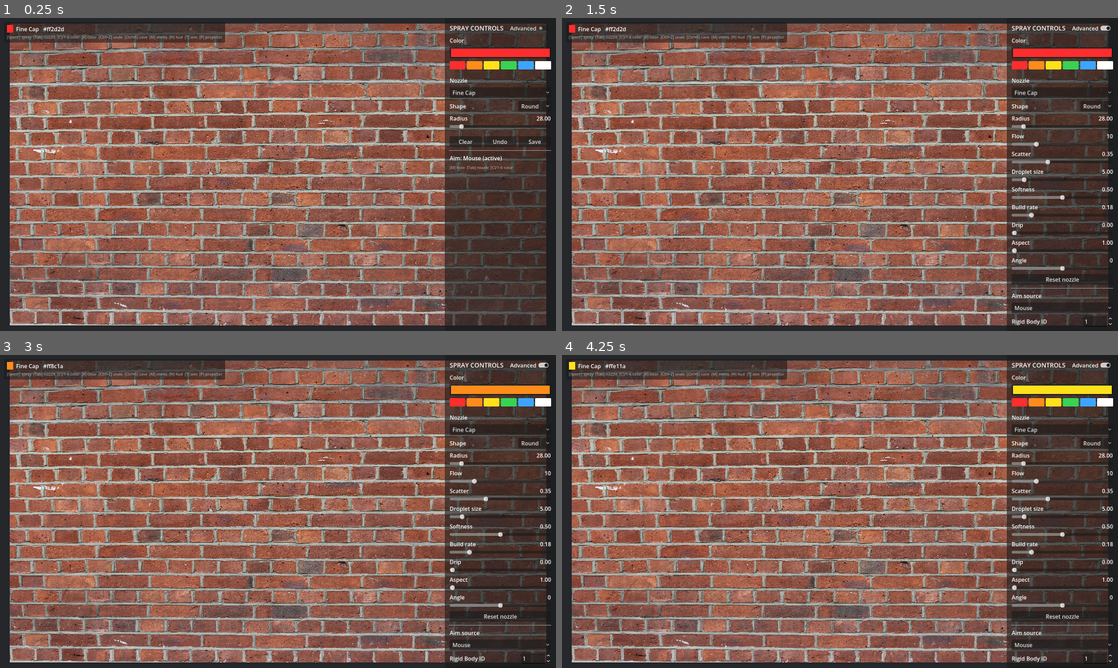
Above: before the commit, frames 1-4 (two rows, left to right).
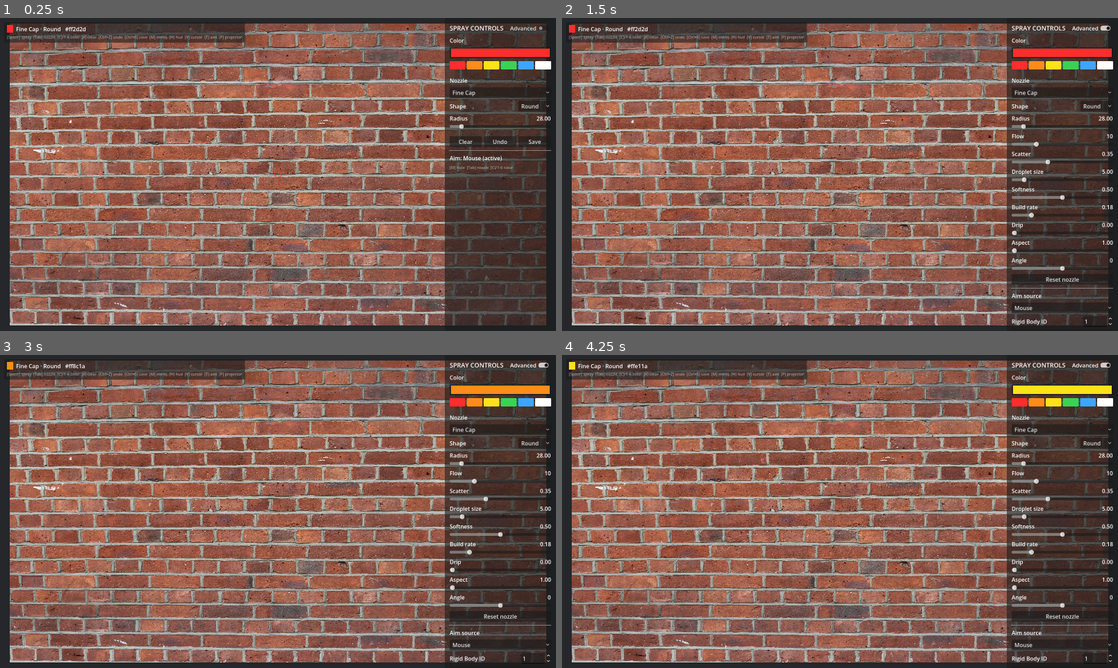
Above: after the commit, the same moments.

Repository: skynab/Brick-Wall-Spray-Paint
Game: Godot game, scene res://main.tscn
Same seed, same stepped clock (60 frames per second), same inputs: the game is played once before the commit and once after it.
Inputs (mouse positions are in pixels of both pictures, inside the frame that each line leads up to):
- Up to frame 1 (0.25 s): no input
- Up to frame 2 (1.5 s): click "Round" at 0.5 s; click "Advanced" at 1.25 s
- Up to frame 3 (3 s): click (455, 401) at 2.02 s; click (472, 401) at 2.77 s
- Up to frame 4 (4.25 s): click (1051, 401) at 3.52 s

The runs differ from the first frame. In frame 1, 0.3% of the frame differs, in the area x 7-51%, y 1-52%; in frame 2, 0.3%; in frame 3, 0.3%; in frame 4, 0.3%.

Commit message:
Phase C improvements.

Diff:
--- a/main.tscn
+++ b/main.tscn
@@ -1,10 +1,11 @@
-[gd_scene load_steps=6 format=3 uid="uid://b1rckwallspray0"]
+[gd_scene load_steps=7 format=3 uid="uid://b1rckwallspray0"]
 
 [ext_resource type="Script" path="res://scripts/app.gd" id="1_app"]
 [ext_resource type="PackedScene" uid="uid://cbrickwall0wall" path="res://scenes/wall.tscn" id="2_wall"]
 [ext_resource type="PackedScene" uid="uid://csidemenu0ui01" path="res://scenes/ui/side_menu.tscn" id="3_menu"]
 [ext_resource type="PackedScene" uid="uid://chud0overlay001" path="res://scenes/ui/hud.tscn" id="4_hud"]
 [ext_resource type="PackedScene" uid="uid://cprojwarp0layer0" path="res://scenes/ui/projection_warp.tscn" id="5_warp"]
+[ext_resource type="PackedScene" uid="uid://cspraycursor0001" path="res://scenes/ui/spray_cursor.tscn" id="6_cursor"]
 
 [sub_resource type="Environment" id="Env_1"]
 background_mode = 0
@@ -32,6 +33,8 @@
 
 [node name="ProjectionWarp" parent="." instance=ExtResource("5_warp")]
 
+[node name="SprayCursor" parent="." instance=ExtResource("6_cursor")]
+
 [node name="SideMenu" parent="." instance=ExtResource("3_menu")]
 
 [node name="Hud" parent="." instance=ExtResource("4_hud")]
--- a/project.godot
+++ b/project.godot
@@ -103,6 +103,11 @@
 "events": [Object(InputEventKey,"resource_local_to_scene":false,"resource_name":"","device":-1,"window_id":0,"alt_press …(192 unchanged characters)…
 ]
 }
+toggle_cursor={
+"deadzone": 0.5,
+"events": [Object(InputEventKey,"resource_local_to_scene":false,"resource_name":"","device":-1,"window_id":0,"alt_pressed":false,"shift_pressed":false,"ctrl_pressed":false,"meta_pressed":false,"pressed":false,"keycode":0,"physical_keycode":86,"key_label":0,"unicode":118,"location":0,"echo":false,"script":null)
+]
+}
 quit={
 "deadzone": 0.5,
 "events": [Object(InputEventKey,"resource_local_to_scene":false,"resource_name":"","device":-1,"window_id":0,"alt_press …(195 unchanged characters)…
--- /dev/null
+++ b/scenes/ui/spray_cursor.tscn
@@ -0,0 +1,6 @@
+[gd_scene load_steps=2 format=3 uid="uid://cspraycursor0001"]
+
+[ext_resource type="Script" path="res://scripts/ui/spray_cursor.gd" id="1_cursor"]
+
+[node name="SprayCursor" type="CanvasLayer"]
+script = ExtResource("1_cursor")
--- a/scripts/app.gd
+++ b/scripts/app.gd
@@ -11,6 +11,7 @@
 @onready var _camera: Camera3D = $Camera3D
 @onready var _menu := $SideMenu as SideMenu
 @onready var _hud := $Hud as Hud
+@onready var _cursor := $SprayCursor as SprayCursor
 @onready var _projection := $ProjectionWarp as ProjectionWarp
 
 var _paint: PaintLayer
@@ -79,6 +80,7 @@
 func _process(_delta: float) -> void:
 	_handle_actions()
 	_handle_spray()
+	_update_cursor()
 	# Keep the tracker's connection state visible while it's the active source.
 	if _active_aim() == _tracker:
 		_update_aim_status()
@@ -137,6 +139,32 @@
 	if not ray.get("valid", false):
 		return null
 	return _wall.ray_plane_uv(ray["origin"], ray["direction"])
+
+
+# --- Aim preview cursor -----------------------------------------------------
+
+## Project the active nozzle's footprint outline onto the screen at the aim point.
+func _update_cursor() -> void:
+	if _cursor == null or _wall == null or _camera == null or _paint == null:
+		return
+	# Hide the preview during calibration flows or while using the menu.
+	if _calibrating or (_projection != null and _projection.is_calibrating()):
+		_cursor.clear()
+		return
+	if _menu != null and _menu.is_pointing_at_menu():
+		_cursor.clear()
+		return
+	var uv = _aim_uv()
+	if uv == null:
+		_cursor.clear()
+		return
+	var loop := _spray.footprint_outline_uv(uv, _paint.get_resolution())
+	var pts := PackedVector2Array()
+	for p in loop:
+		pts.append(_camera.unproject_position(_wall.uv_to_world(p)))
+	var col := _spray.current_color()
+	col.a = 0.7
+	_cursor.set_outline(pts, col)
 
 
 # --- Actions ----------------------------------------------------------------
@@ -161,6 +189,9 @@
 	if Input.is_action_just_pressed("toggle_hud"):
 		if _hud != null:
 			_hud.toggle()
+	if Input.is_action_just_pressed("toggle_cursor"):
+		if _cursor != null:
+			_cursor.toggle()
 	if Input.is_action_just_pressed("cycle_aim"):
 		if _aim_sources.size() > 1:
 			_set_aim((_aim_index + 1) % _aim_sources.size())
@@ -309,7 +340,7 @@
 	if _spray == null:
 		return
 	if _hud != null:
-		_hud.set_state(_spray.current_nozzle().nozzle_name, _spray.current_color())
+		_hud.set_state(_spray.current_nozzle().nozzle_name, _spray.current_nozzle().shape_label(), _spray.current_color())
 	print("Nozzle: %s | Color %d (#%s)" % [
 		_spray.current_nozzle().nozzle_name,
 		_spray.color_index + 1,
--- a/scripts/nozzles/nozzle.gd
+++ b/scripts/nozzles/nozzle.gd
@@ -11,6 +11,9 @@
 ##   SQUARE   — uniform square footprint (stencil / hard cap edge).
 ##   SPLATTER — sparse jittered specks with size variation.
 enum Shape { ROUND, OVAL, LINE, SQUARE, SPLATTER }
+
+## Human-readable Shape names, indexed by the enum.
+const SHAPE_LABELS := ["Round", "Oval", "Line", "Square", "Splatter"]
 
 ## Display name shown in the HUD / menu.
 @export var nozzle_name: String = "Nozzle"
@@ -35,3 +38,8 @@
 @export_range(0.0, 1.0) var build_rate: float = 0.08
 ## Chance (0..1) a droplet seeds a drip. 0 until Phase 5.
 @export_range(0.0, 1.0) var drip_chance: float = 0.0
+
+
+## Display name of this nozzle's footprint shape.
+func shape_label() -> String:
+	return SHAPE_LABELS[shape] if shape >= 0 and shape < SHAPE_LABELS.size() else "?"
--- a/scripts/spray_tool.gd
+++ b/scripts/spray_tool.gd
@@ -148,7 +148,9 @@
 			return {"pos": Vector2(cos(ang), sin(ang)) * r, "norm": r, "size": 1.0}
 
 
-## Seed a drip when the spray lingers over one spot (heavy build-up).
+## Seed a drip when the spray lingers over one spot (heavy build-up). The drip
+## starts at a random point inside the footprint so wide/line shapes drip across
+## their whole width, not just from the centre.
 func _update_dwell_drips(paint_layer: PaintLayer, center: Vector2, center_uv: Vector2, col: Color, noz: Nozzle) -> void:
 	if center.distance_to(_last_center) < noz.radius_px * 0.5:
 		_dwell += 1
@@ -156,5 +158,54 @@
 		_dwell = 0
 	_last_center = center
 	if _dwell >= AppConfig.DRIP_DWELL_FRAMES and randf() < AppConfig.DRIP_DWELL_SEED_CHANCE:
-		paint_layer.seed_drip(center_uv, col, AppConfig.DRIP_WIDTH, randf_range(AppConfig.DRIP_MIN_LEN, AppConfig.DRIP_MAX_LEN))
+		var res := paint_layer.get_resolution()
+		var spread := noz.radius_px * lerpf(0.15, 1.0, clampf(noz.scatter, 0.0, 1.0))
+		var s := _sample_offset(noz.shape, maxf(noz.aspect, 1.0))
+		var off: Vector2 = s.pos
+		var sp := center + (off * spread).rotated(deg_to_rad(noz.angle))
+		var seed_uv := Vector2(sp.x / float(res.x - 1), sp.y / float(res.y - 1))
+		paint_layer.seed_drip(seed_uv, col, AppConfig.DRIP_WIDTH, randf_range(AppConfig.DRIP_MIN_LEN, AppConfig.DRIP_MAX_LEN))
 		_dwell = int(_dwell * 0.5)
+
+
+## Closed-loop outline of the current nozzle's footprint, in wall-UV space, for
+## the aim cursor. Mirrors the geometry that spray()/_sample_offset produces.
+func footprint_outline_uv(center_uv: Vector2, res: Vector2i) -> PackedVector2Array:
+	var noz := current_nozzle()
+	var spread := noz.radius_px * lerpf(0.15, 1.0, clampf(noz.scatter, 0.0, 1.0))
+	var rot := deg_to_rad(noz.angle)
+	var aspect := maxf(noz.aspect, 1.0)
+	var center := Vector2(center_uv.x * float(res.x - 1), center_uv.y * float(res.y - 1))
+	var out := PackedVector2Array()
+	for u in _outline_unit(noz.shape, aspect):
+		var p := center + (u * spread).rotated(rot)
+		out.append(Vector2(p.x / float(res.x - 1), p.y / float(res.y - 1)))
+	return out
+
+
+## Unit-space outline points (closed loop) for a footprint shape.
+func _outline_unit(shape: int, aspect: float) -> PackedVector2Array:
+	match shape:
+		Nozzle.Shape.OVAL:
+			return _ellipse_loop(aspect, 1.0)
+		Nozzle.Shape.LINE:
+			return _rect_loop(aspect, 0.12)
+		Nozzle.Shape.SQUARE:
+			return _rect_loop(aspect, 1.0)
+		_:
+			# ROUND / SPLATTER: a circle bounding the spray cone.
+			return _ellipse_loop(1.0, 1.0)
+
+
+func _ellipse_loop(rx: float, ry: float, segments: int = 28) -> PackedVector2Array:
+	var pts := PackedVector2Array()
+	for i in range(segments + 1):  # +1 closes the loop
+		var a := TAU * float(i) / float(segments)
+		pts.append(Vector2(cos(a) * rx, sin(a) * ry))
+	return pts
+
+
+func _rect_loop(hx: float, hy: float) -> PackedVector2Array:
+	return PackedVector2Array([
+		Vector2(-hx, -hy), Vector2(hx, -hy), Vector2(hx, hy), Vector2(-hx, hy), Vector2(-hx, -hy),
+	])
--- a/scripts/ui/hud.gd
+++ b/scripts/ui/hud.gd
@@ -4,7 +4,7 @@
 ## Small top-left status overlay: current nozzle + color swatch and a one-line
 ## key legend. Dismissible with [H]. Built in code.
 
-const LEGEND := "[Space] spray  [Tab] nozzle  [C]/1-6 color  [X] clear  [Ctrl+Z] undo  [Ctrl+S] save  [M] menu  [H] hud  [T] aim  [P] projector"
+const LEGEND := "[Space] spray  [Tab] nozzle  [C]/1-6 color  [X] clear  [Ctrl+Z] undo  [Ctrl+S] save  [M] menu  [H] hud  [V] cursor  [T] aim  [P] projector"
 
 var _swatch: ColorRect
 var _state: Label
@@ -40,11 +40,11 @@
 	vbox.add_child(legend)
 
 
-func set_state(nozzle_name: String, color: Color) -> void:
+func set_state(nozzle_name: String, shape_name: String, color: Color) -> void:
 	if _swatch != null:
 		_swatch.color = color
 	if _state != null:
-		_state.text = "%s   #%s" % [nozzle_name, color.to_html(false)]
+		_state.text = "%s · %s   #%s" % [nozzle_name, shape_name, color.to_html(false)]
 
 
 func toggle() -> void:
--- /dev/null
+++ b/scripts/ui/spray_cursor.gd
@@ -0,0 +1,59 @@
+extends CanvasLayer
+class_name SprayCursor
+
+## A faint on-screen outline of the active nozzle's footprint at the aim point,
+## so the user can see where (and at what size / shape / rotation) the next burst
+## will land — essential when projecting onto a wall with no OS mouse cursor.
+##
+## The app feeds it a screen-space outline each frame (already projected from the
+## wall through the camera); this node just draws it. Toggle with set_enabled().
+
+var enabled := true
+
+var _draw_layer: _Outline
+
+
+## Inner Control that performs the actual drawing.
+class _Outline extends Control:
+	var points: PackedVector2Array = PackedVector2Array()
+	var line_color: Color = Color(1, 1, 1, 0.6)
+
+	func _draw() -> void:
+		if points.size() >= 2:
+			# `points` is a closed loop (last == first), drawn as a thin polyline.
+			draw_polyline(points, line_color, 1.5, true)
+
+
+func _ready() -> void:
+	_draw_layer = _Outline.new()
+	_draw_layer.mouse_filter = Control.MOUSE_FILTER_IGNORE
+	_draw_layer.set_anchors_preset(Control.PRESET_FULL_RECT)
+	add_child(_draw_layer)
+
+
+## Show a footprint outline. `points` must be a closed loop in screen space.
+func set_outline(points: PackedVector2Array, color: Color) -> void:
+	if not enabled:
+		clear()
+		return
+	_draw_layer.points = points
+	_draw_layer.line_color = color
+	_draw_layer.queue_redraw()
+
+
+## Hide the outline (e.g. when the aim is off the wall).
+func clear() -> void:
+	if _draw_layer.points.is_empty():
+		return
+	_draw_layer.points = PackedVector2Array()
+	_draw_layer.queue_redraw()
+
+
+func set_enabled(on: bool) -> void:
+	enabled = on
+	if not enabled:
+		clear()
+
+
+func toggle() -> void:
+	set_enabled(not enabled)
--- a/scripts/wall.gd
+++ b/scripts/wall.gd
@@ -89,6 +89,13 @@
 	return _local_to_uv(local)
 
 
+## Convert a wall UV in [0,1]x[0,1] to a world-space point on the wall face.
+## Inverse of world_to_uv; UVs outside [0,1] map past the face edges.
+func uv_to_world(uv: Vector2) -> Vector3:
+	var local := Vector3((uv.x - 0.5) * _quad_size.x, (0.5 - uv.y) * _quad_size.y, 0.0)
+	return _mesh.global_transform * local
+
+
 ## Intersect a world-space ray (origin + direction) with the wall plane.
 ## Returns the hit UV if it lands on the face, or null on a miss / parallel ray.
 func ray_plane_uv(origin: Vector3, direction: Vector3) -> Variant:
